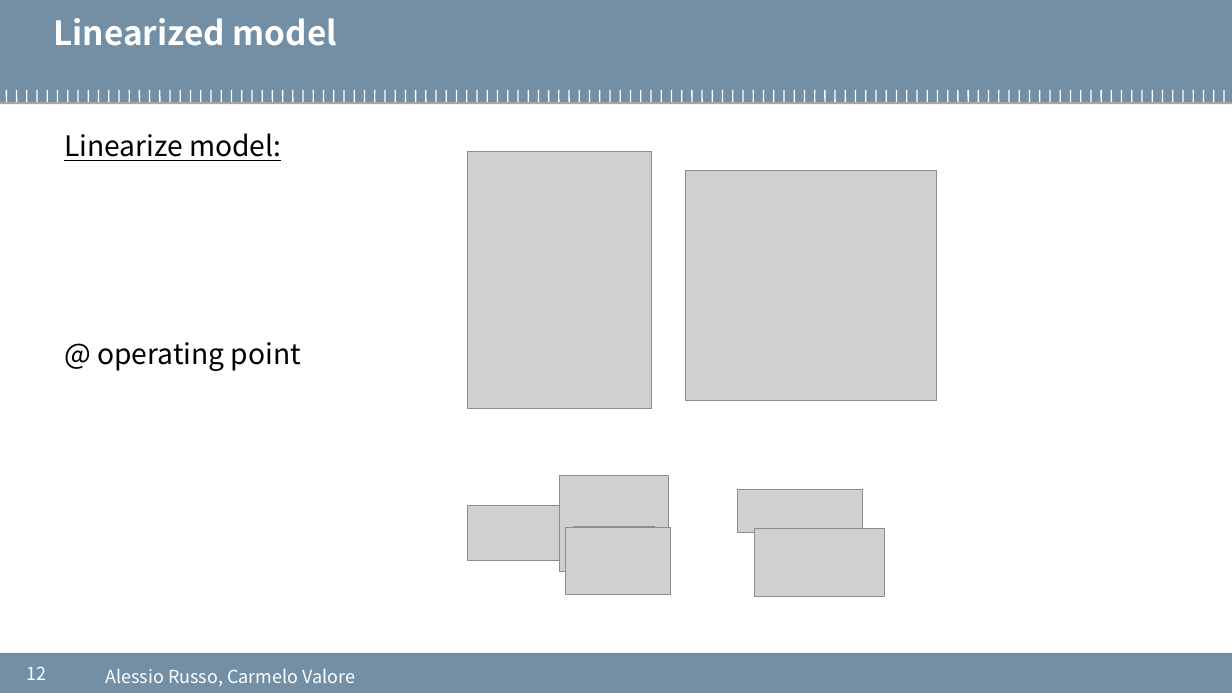
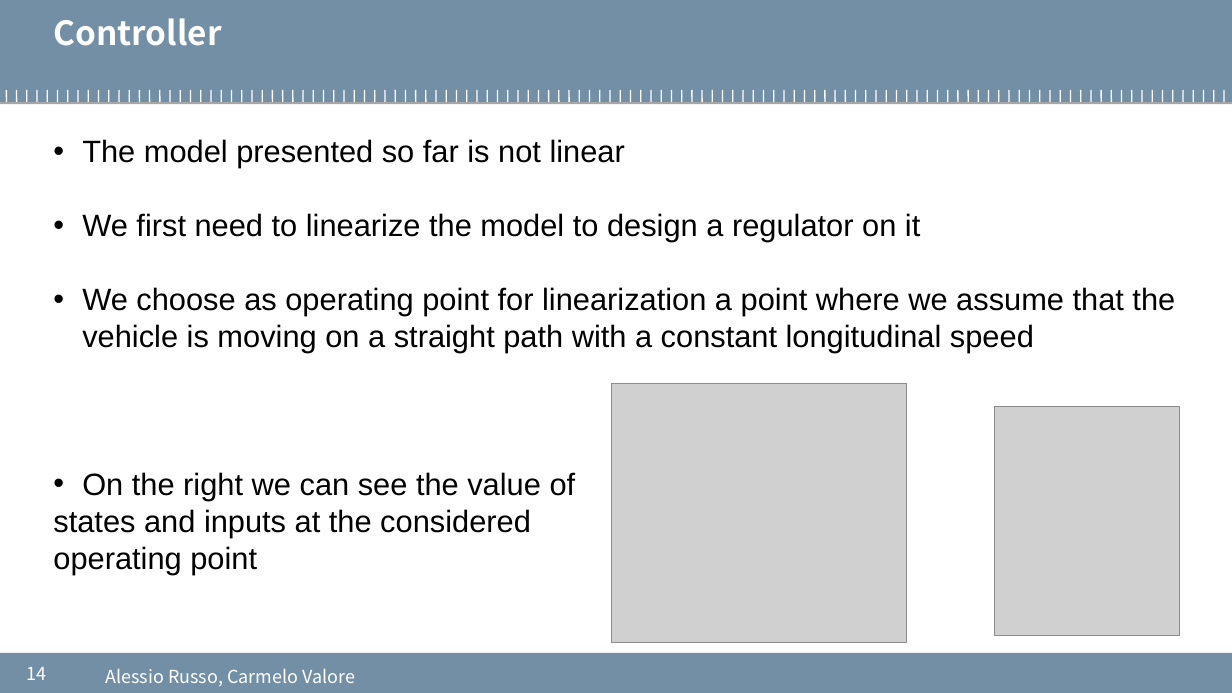
Before and after one commit to cvalore/mida2-project, a slide deck: slide 14 of presentations/20200916_meeting8.pptx (slide 12 before the commit). Drawn at 1232x693 pixels with LibreOffice and Linux fonts; fonts in the diff are those of the drawing; grey boxes stand for pictures; background and template pictures are left out. Boxes give left, top, right and bottom in pixels: in the first picture for what was removed or moved away, otherwise in the second. Text is boxed around its words. In the diff, an @@ line names an element or a change of style, - is before the commit and + after.

```diff
--- a/presentations/20200916_meeting8.pptx
+++ b/presentations/20200916_meeting8.pptx
@@ text at <box>53,18,221,46</box>: text changed @@
-Linearized model
+Controller
@@ text added at <box>53,139,1175,575</box>, 24 pt, text #000000 @@
+• The model presented so far is not linear
+• We first need to linearize the model to design a regulator on it
+• We choose as operating point for linearization a point where we assume that the vehicle is moving on a straight path with a constant longitudinal speed
+• On the right we can see the value of
+states and inputs at the considered
+operating point
@@ text removed at <box>64,133,301,371</box> @@
-Linearize model:
-@ operating point
@@ picture removed at <box>468,151,653,409</box> @@
@@ picture removed at <box>686,170,936,400</box> @@
@@ picture added at <box>612,384,907,643</box> @@
@@ picture added at <box>994,407,1179,635</box> @@
@@ picture removed at <box>559,476,669,572</box> @@
@@ picture removed at <box>468,506,566,560</box> @@
@@ picture removed at <box>738,490,863,532</box> @@
@@ picture removed at <box>566,527,670,594</box> @@
@@ picture removed at <box>574,527,654,572</box> @@
@@ picture removed at <box>755,529,885,596</box> @@
@@ picture removed at <box>756,534,884,569</box> @@
@@ page number at <box>26,667,46,680</box>: text changed @@
-12
+14
```
Also in this commit, not shown: 9 other slides changed, 7 slides added, 16 other files.
